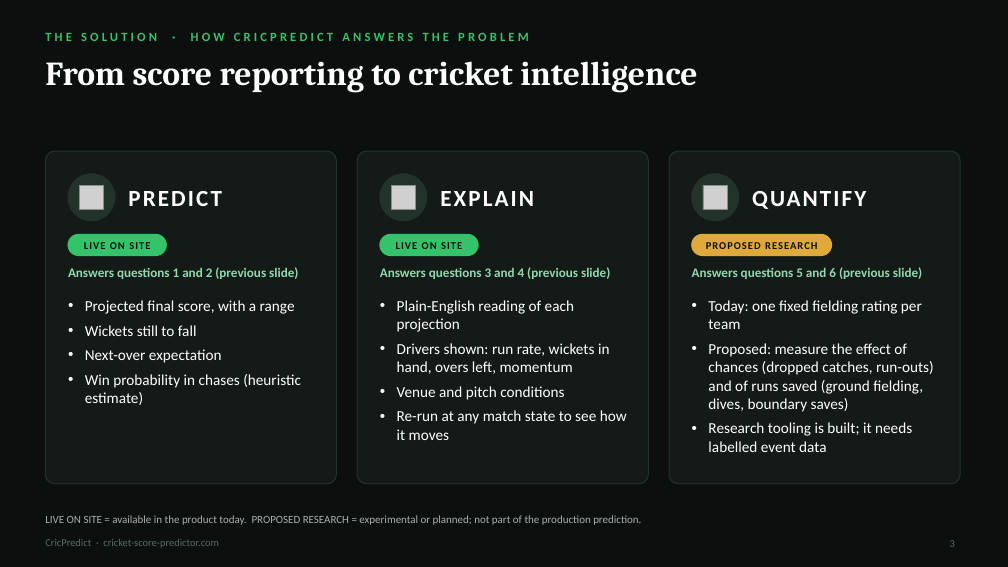
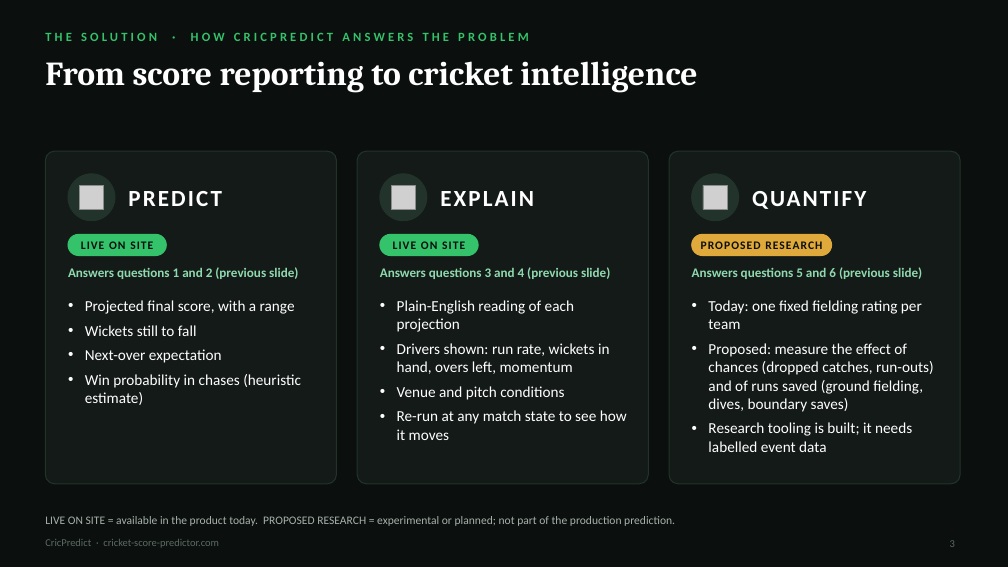
Before and after one commit to econsmaestro/cricket-score-predictor, a slide deck: slide 3 of presentation/CricPredict_Cricketviz.pptx. Drawn at 1008x567 pixels with LibreOffice and Linux fonts; fonts in the diff are those of the drawing; grey boxes stand for pictures. Boxes give left, top, right and bottom in pixels: in the first picture for what was removed or moved away, otherwise in the second. Text is boxed around its words. In the diff, an @@ line names an element or a change of style, - is before the commit and + after.

```diff
--- a/presentation/CricPredict_Cricketviz.pptx
+++ b/presentation/CricPredict_Cricketviz.pptx
@@ size 10 to 11 pt in 3 elements at (x1=81, y1=241, x2=153, y2=249), (x1=393, y1=241, x2=465, y2=249), (x1=701, y1=241, x2=822, y2=249) @@
@@ text "LIVE ON SITE = available ..." at (x1=45, y1=516, x2=675, y2=526): size 10.5 to 11 pt @@
```
Also in this commit, not shown: 10 other slides changed, 43 other files.
